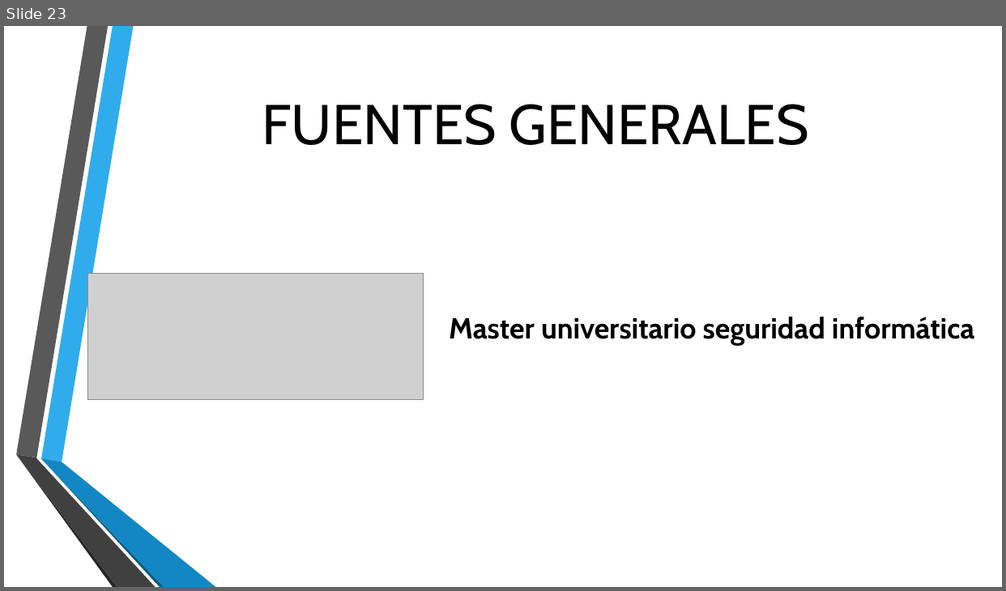
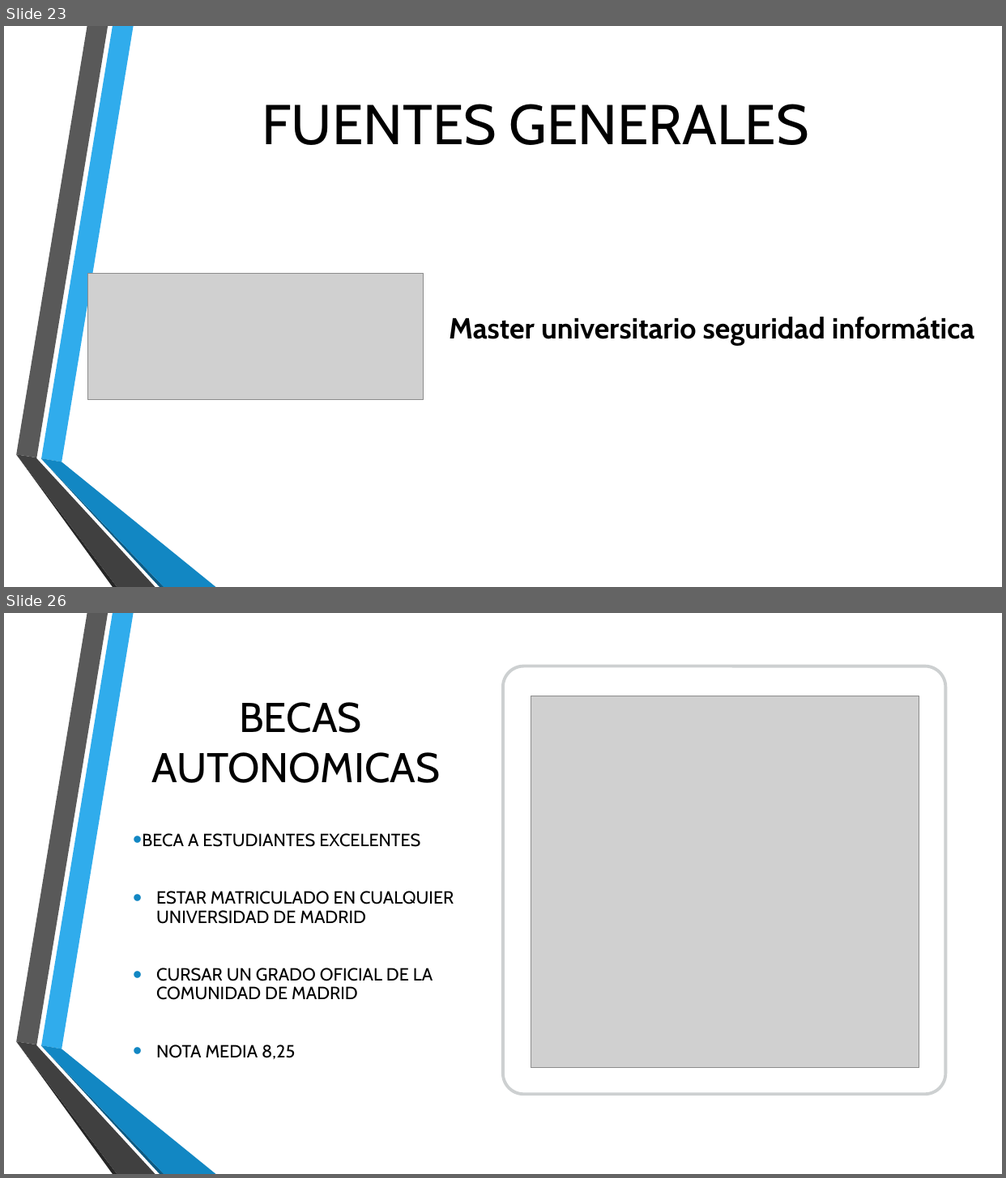
Before and after one commit to Rijaelto/TG1, a slide deck: TG1_final.pptx. Shown one above the other, each under a label of ours: slide 23 before the commit, slides 23 and 26 after it; the slides between them are not shown. The pictures are 1006x591 and 1006x1178 pixels, drawn with LibreOffice and Linux fonts; fonts in the diff are those of the drawing; grey boxes stand for pictures; background and template pictures are left out. Boxes give left, top, right and bottom in pixels: in the first picture for what was removed or moved away, otherwise in the second. Text is boxed around its words. In the diff, an @@ line names an element or a change of style, - is before the commit and + after.

```diff
--- a/TG1_final.pptx
+++ b/TG1_final.pptx
@@ slide 26 added at bbox=[4, 613, 1002, 1174], background picture (left out) @@
@@ rounded rectangle added at bbox=[503, 666, 946, 1094], fill #FFFFFF, outline #979D9F 3 pt @@
@@ title added at bbox=[151, 702, 440, 783], 40 pt, text #000000 @@
+BECAS AUTONOMICAS
@@ picture added at bbox=[531, 696, 919, 1068] @@
@@ text added at bbox=[142, 833, 454, 1059], 17 pt, text #000000 @@
+• BECA A ESTUDIANTES EXCELENTES
+• ESTAR MATRICULADO EN CUALQUIER UNIVERSIDAD DE MADRID
+• CURSAR UN GRADO OFICIAL DE LA COMUNIDAD DE MADRID
+• NOTA MEDIA 8,25
@@ group added at bbox=[16, 613, 216, 1174]: 6 freeform shapes @@
```
Also in this commit, not shown: 3 other slides added.
